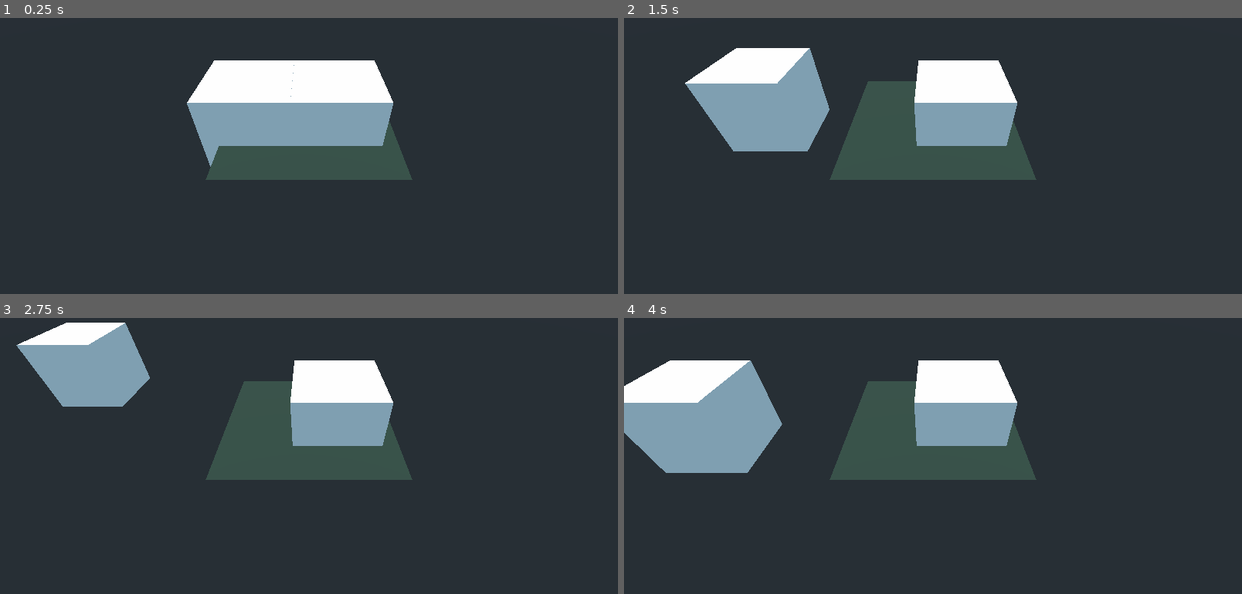
Above: before the commit, frames 1-4 (two rows, left to right).
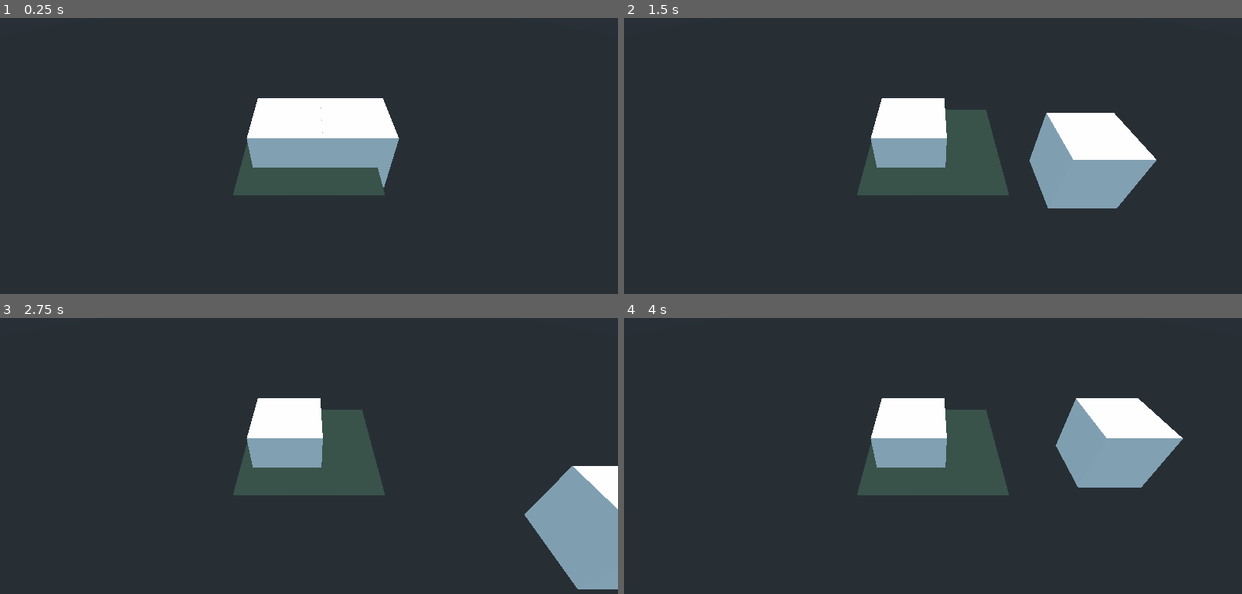
Above: after the commit, the same moments.

Repository: Amedomary/godot_mmo
Game: Godot game, scene res://Game.tscn
The game is run twice, just before and just after one commit, with the same random seed, the same clock (stepped at 60 frames per second) and the same inputs. This scene is started directly instead of the project's main scene.
Inputs:
- Up to frame 1 (0.25 s): no input
- Up to frame 2 (1.5 s): tap Enter at 0.5 s; hold D (move_right) 0.53-1.28 s; hold S (move_backwards) from 1.28 s (still down)
- Up to frame 3 (2.75 s): release S (move_backwards) at 2.03 s; hold D (move_right) from 2.03 s (still down)
- Up to frame 4 (4 s): release D (move_right) at 2.78 s; hold W (move_forwards) 2.78-3.53 s; hold A (move_left) from 3.53 s (still down)

The runs differ from the first frame. In frame 1, 13% of the frame differs, in the area x 30-67%, y 15-65%; in frame 2, 22%; in frame 3, 20%; in frame 4, 24%, in the area x 0-91%, y 15-65%.

Commit message:
fix camera

Diff:
--- a/Game.tscn
+++ b/Game.tscn
@@ -15,7 +15,7 @@
 material/0 = SubResource( 2 )
 
 [node name="Camera" type="Camera" parent="."]
-transform = Transform( 1, 0, 0, 0, 0.735459, 0.677569, 0, -0.677569, 0.735459, 0, 1.8962, 2.65314 )
+transform = Transform( -1, 5.9235e-08, -6.42959e-08, 0, 0.735459, 0.677569, 8.74228e-08, 0.677569, -0.735459, 0, 2.72106, -3.10644 )
 
 [node name="DirectionalLight" type="DirectionalLight" parent="."]
 transform = Transform( 0.707107, 3.09086e-08, -0.707107, 0.707107, -3.09086e-08, 0.707107, 0, -1, -4.37114e-08, -2.99488, 2.86046, 0 )
Not shown, changed: Build/mmo_dange.pck
